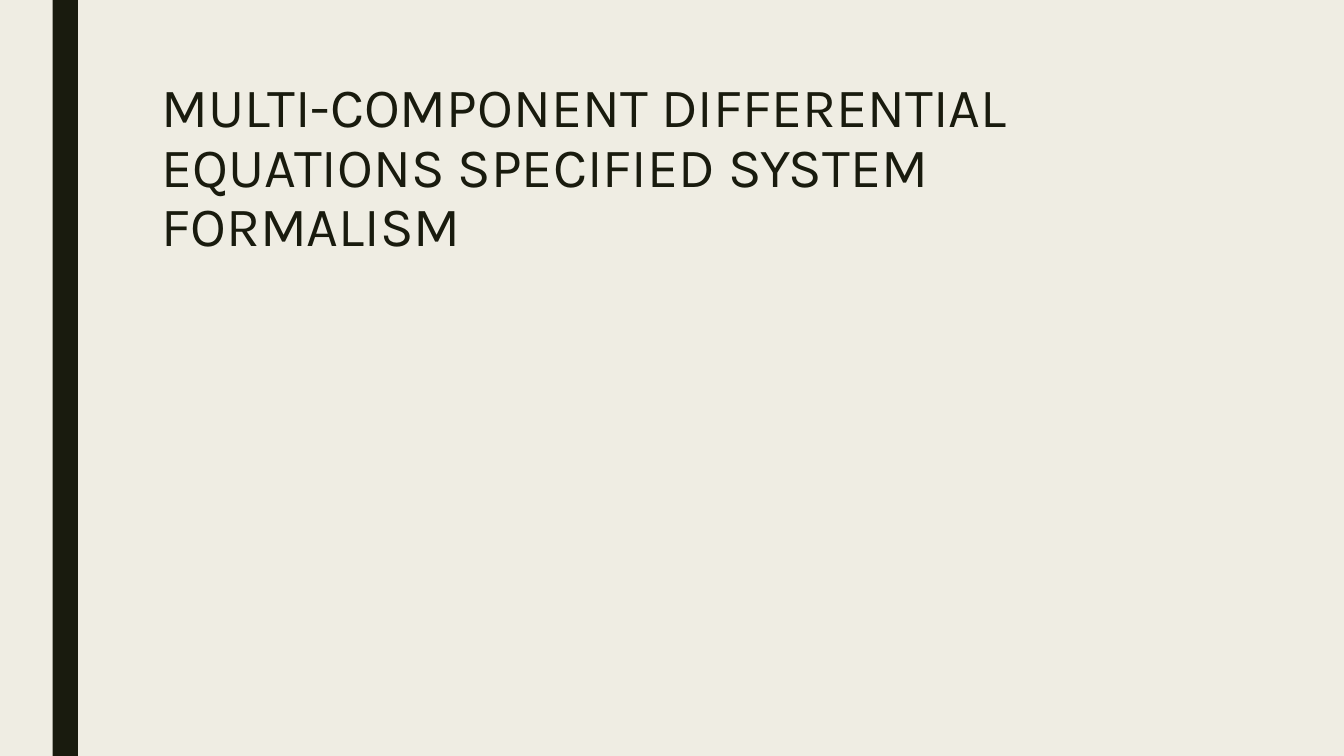
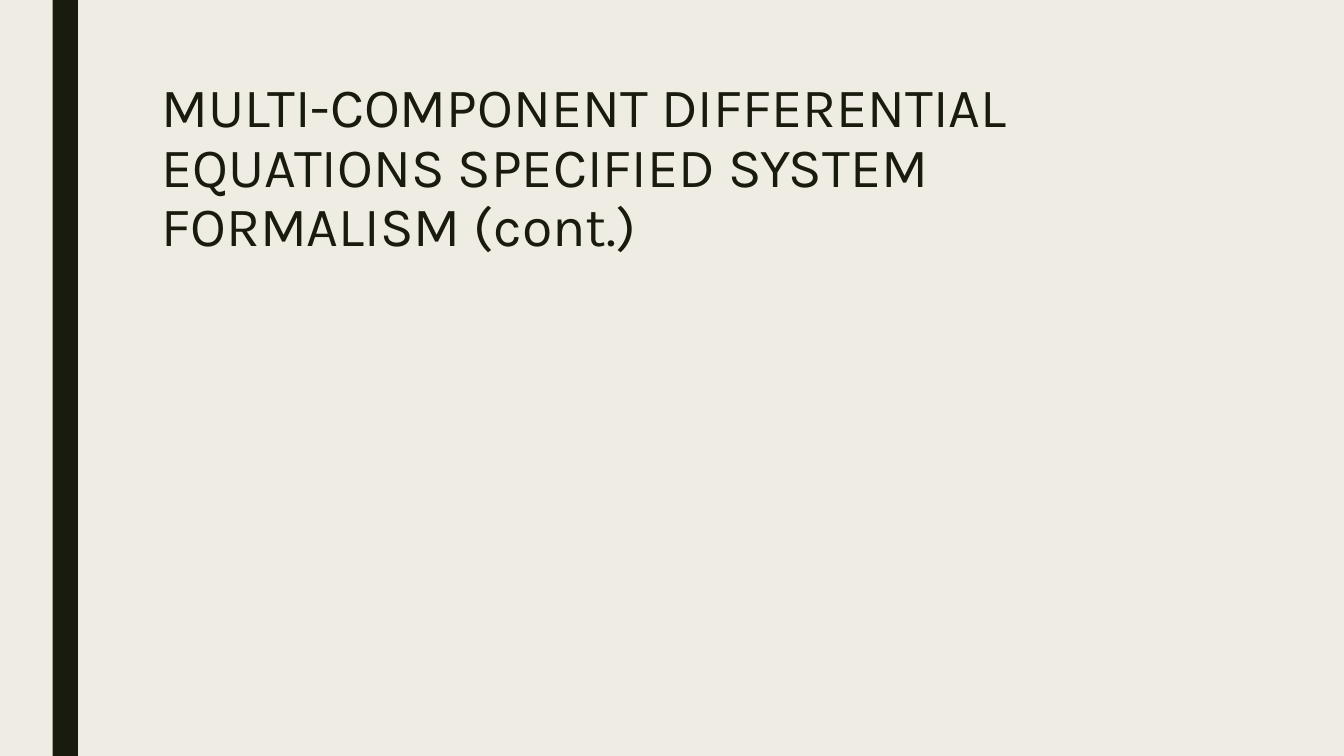
Before and after one commit to Z-Fikar/Tugas, a slide deck: slide 33 of Simulasi/Rangkum PPT/Chapter 7.pptx (slide 32 before the commit). Drawn at 1344x756 pixels with LibreOffice and Linux fonts; fonts in the diff are those of the drawing; grey boxes stand for pictures. Boxes give left, top, right and bottom in pixels: in the first picture for what was removed or moved away, otherwise in the second. Text is boxed around its words. In the diff, an @@ line names an element or a change of style, - is before the commit and + after.

```diff
--- a/Simulasi/Rangkum PPT/Chapter 7.pptx
+++ b/Simulasi/Rangkum PPT/Chapter 7.pptx
@@ title at (161,91,1006,252): text changed @@
-MULTI-COMPONENT DIFFERENTIAL EQUATIONS SPECIFIED SYSTEM FORMALISM
+MULTI-COMPONENT DIFFERENTIAL EQUATIONS SPECIFIED SYSTEM FORMALISM (cont.)
```
Also in this commit, not shown: 30 other slides changed, 1 slide added, 1 slide removed.
